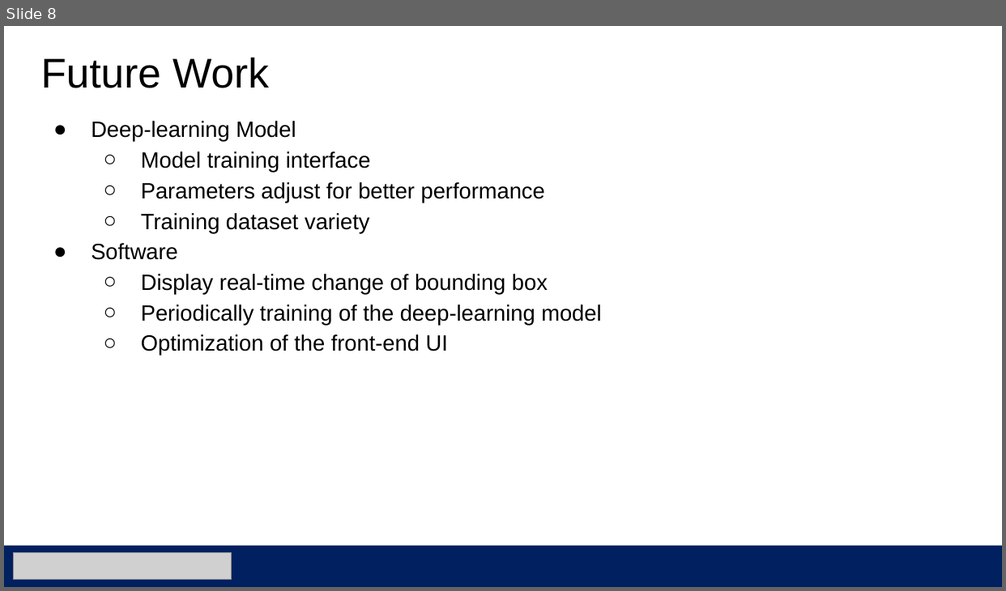
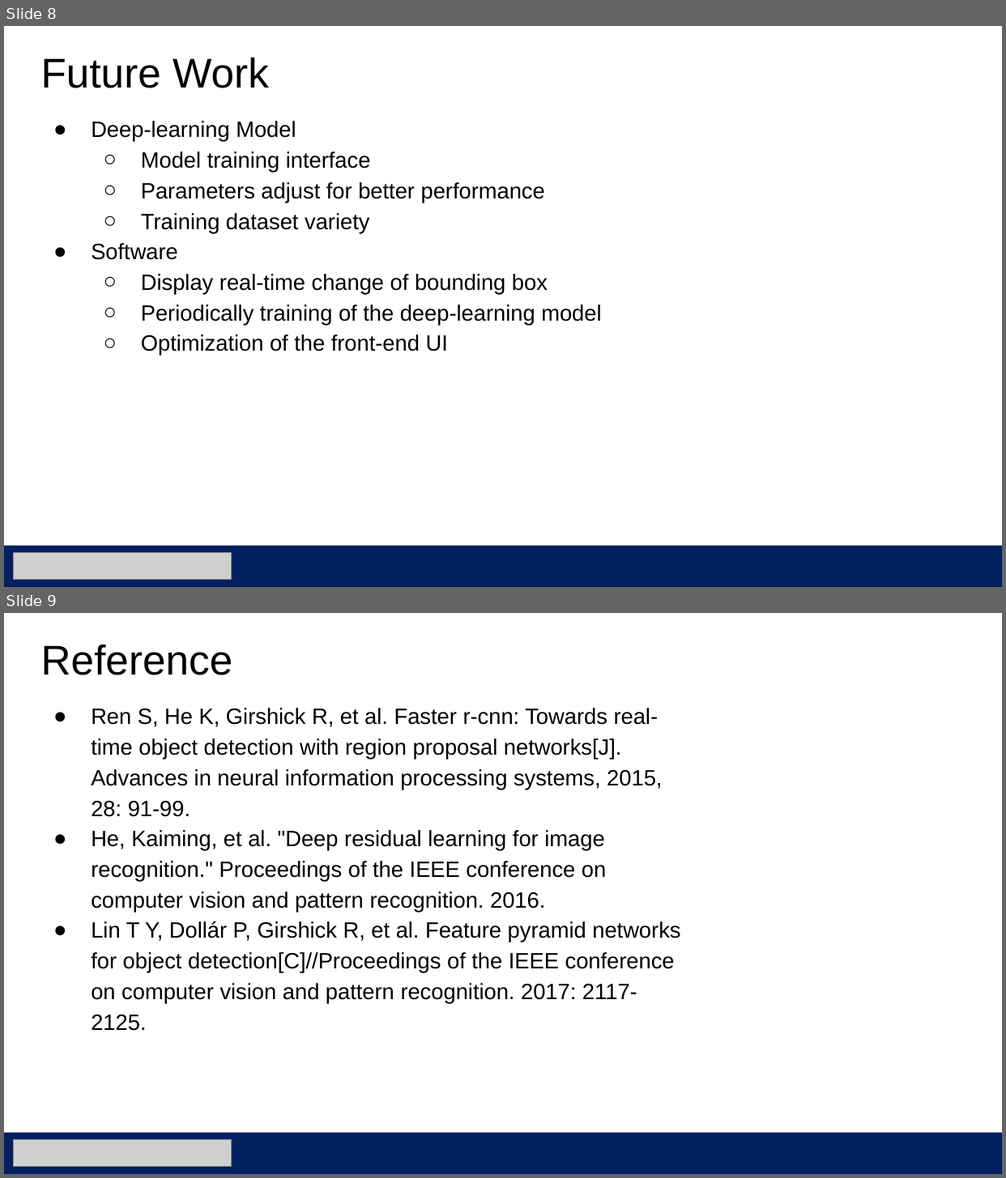
Before and after one commit to yaannnik/Automatic-Image-Labelling-System, a slide deck: Progress presentation#3.pptx. Shown one above the other, each under a label of ours: slide 8 before the commit, slides 8 and 9 after it. The pictures are 1006x591 and 1006x1178 pixels, drawn with LibreOffice and Linux fonts; fonts in the diff are those of the drawing; grey boxes stand for pictures. Boxes give left, top, right and bottom in pixels: in the first picture for what was removed or moved away, otherwise in the second. Text is boxed around its words. In the diff, an @@ line names an element or a change of style, - is before the commit and + after.

```diff
--- a/Progress presentation#3.pptx
+++ b/Progress presentation#3.pptx
@@ slide 9 added at box(4, 613, 1002, 1174), background #FFFFFF @@
@@ title added at box(41, 645, 233, 675), 30 pt, text #000000 @@
+Reference
@@ text added at box(91, 708, 680, 1031), 16 pt, text #000000 @@
+● Ren S, He K, Girshick R, et al. Faster r-cnn: Towards real-time object detection with region proposal networks[J]. Advances in neural information processing systems, 2015, 28: 91-99.
+● He, Kaiming, et al. "Deep residual learning for image recognition." Proceedings of the IEEE conference on computer vision and pattern recognition. 2016.
+● Lin T Y, Dollár P, Girshick R, et al. Feature pyramid networks for object detection[C]//Proceedings of the IEEE conference on computer vision and pattern recognition. 2017: 2117-2125.
@@ rectangle added at box(4, 1133, 1002, 1174), fill #002060 @@
@@ picture added at box(13, 1139, 231, 1167) @@
```
Also in this commit, not shown: 2 slides changed, 3 other files.
